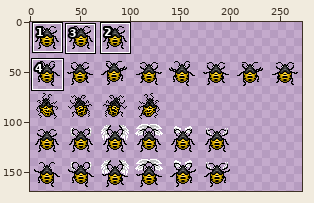
File history of a sprite sheet, GAME1017_Template_W01/Img/Player.png. The picture above shows the old version from afar; the outline marks the close-up.
Close-up. Earlier state:
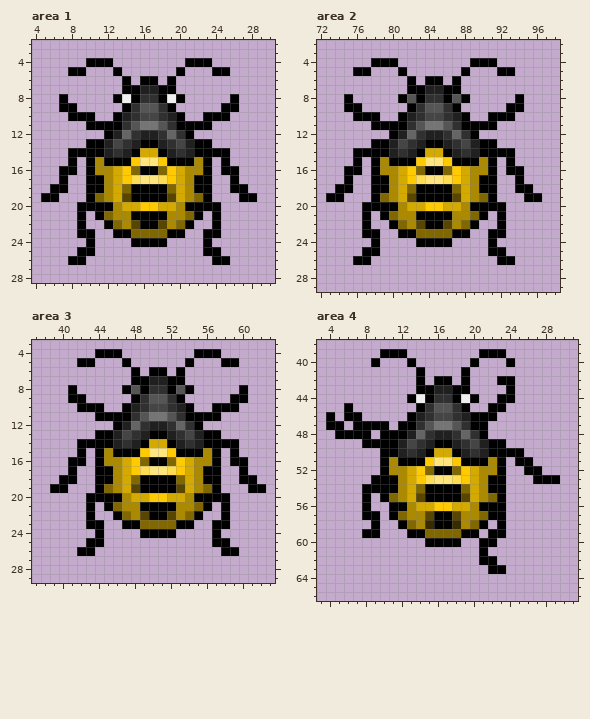
The file is 272x170 pixels. Shown: area 1: x 4..30, y 2..28; area 2: x 72..98, y 2..29; area 3: x 37..63, y 3..29; area 4: x 3..31, y 38..66. The wide view leaves out empty margins. The commit also changed other parts of the picture, which this record leaves out.
And afterwards:
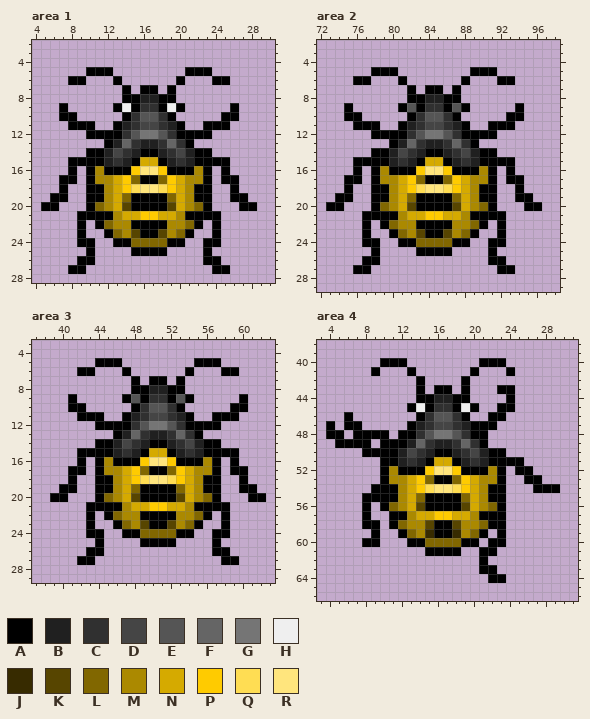
Palette (. is transparent): A #000000  B #202020  C #303030  D #454545  E #555555  F #656565  G #757575  H #efefef  J #372b00  K #574500  L #816700  M #ab8900  N #d5aa00  P #ffcb00  Q #ffdd53  R #ffe57d
Changes in this commit:
--- area 1
@@ x 4..30 @@
  3 ...........................
- 4 ......AAA........AAA.......
- 5 ....AA...A......A...AA.....
- 6 ..........A.AA.A...........
- 7 ..........AABBAA...........
- 8 ...A.....AHACCAHA.....A....
- 9 ...AA.....ACEECA.....AA....
-10 ....AAA..ABCDDCBA..AAA.....
-11 ......AAAACEGGECAAAA.......
-12 ........ABFCBBCFCA.........
-13 ......AABDCBAABCDBAA.......
-14 ....AAAABCBANNABCBAAAA.....
-15 ....A.AMAAAPRRPAAAMA.A.....
-16 ...AA.AMMNPLAALPNMMA.AA....
-17 ...A..AAMNPQRRQPNMAA..A....
-18 ..AA..AAMNLAAAALNMAA..AA...
-19 .AA...ALMNKAAAAKNMLA...AA..
-20 .....AAAAMNNPPNNMAAAA......
-21 .....A.ALMMAAAAMMLA.A......
-22 .....A..ALMKAAKMLA..A......
-23 .....AA..AALLLLAA..AA......
-24 ......A....AAAA....A.......
-25 .....AA............AA......
-26 ....AA..............AA.....
-27 ...........................
+ 4 ...........................
+ 5 ......AAA........AAA.......
+ 6 ....AA...A......A...AA.....
+ 7 ..........A.AA.A...........
+ 8 ..........AABBAA...........
+ 9 ...A.....AHACCAHA.....A....
+10 ...AA.....ACEECA.....AA....
+11 ....AAA..ABCDDCBA..AAA.....
+12 ......AAAACEGGECAAAA.......
+13 ........ABFCBBCFCA.........
+14 ......AABDCBAABCDBAA.......
+15 ....AAAABCBANNABCBAAAA.....
+16 ....A.AMAAAPRRPAAAMA.A.....
+17 ...AA.AMMNPLAALPNMMA.AA....
+18 ...A..AAMNPQRRQPNMAA..A....
+19 ..AA..AAMNLAAAALNMAA..AA...
+20 .AA...ALMNKAAAAKNMLA...AA..
+21 .....AAAAMNNPPNNMAAAA......
+22 .....A.ALMMAAAAMMLA.A......
+23 .....A..ALMKAAKMLA..A......
+24 .....AA..AALLLLAA..AA......
+25 ......A....AAAA....A.......
+26 .....AA............AA......
+27 ....AA..............AA.....
 28 ...........................
--- area 2
@@ x 72..98 @@
  3 ...........................
- 4 ......AAA........AAA.......
- 5 ....AA...A......A...AA.....
- 6 ..........A.AA.A...........
- 7 ..........AABBAA...........
- 8 ...A.....AEACCAEA.....A....
- 9 ...AA.....ACEECA.....AA....
-10 ....AAA..ABCDDCBA..AAA.....
-11 ......AAAACEGGECAAAA.......
-12 ........ABFCBBCFCA.........
-13 ......AABDCBAABCDBAA.......
-14 ....AAAABCBANNABCBAAAA.....
-15 ....A.AMAAAPRRPAAAMA.A.....
-16 ...AA.AMMNPLAALPNMMA.AA....
-17 ...A..AAMNPQRRQPNMAA..A....
-18 ..AA..AAMNLAAAALNMAA..AA...
-19 .AA...ALMNKAAAAKNMLA...AA..
-20 .....AAAAMNNPPNNMAAAA......
-21 .....A.ALMMAAAAMMLA.A......
-22 .....A..ALMKAAKMLA..A......
-23 .....AA..AALLLLAA..AA......
-24 ......A....AAAA....A.......
-25 .....AA............AA......
-26 ....AA..............AA.....
-27 ...........................
+ 4 ...........................
+ 5 ......AAA........AAA.......
+ 6 ....AA...A......A...AA.....
+ 7 ..........A.AA.A...........
+ 8 ..........AABBAA...........
+ 9 ...A.....AEACCAEA.....A....
+10 ...AA.....ACEECA.....AA....
+11 ....AAA..ABCDDCBA..AAA.....
+12 ......AAAACEGGECAAAA.......
+13 ........ABFCBBCFCA.........
+14 ......AABDCBAABCDBAA.......
+15 ....AAAABCBANNABCBAAAA.....
+16 ....A.AMAAAPRRPAAAMA.A.....
+17 ...AA.AMMNPLAALPNMMA.AA....
+18 ...A..AAMNPQRRQPNMAA..A....
+19 ..AA..AAMNLAAAALNMAA..AA...
+20 .AA...ALMNKAAAAKNMLA...AA..
+21 .....AAAAMNNPPNNMAAAA......
+22 .....A.ALMMAAAAMMLA.A......
+23 .....A..ALMKAAKMLA..A......
+24 .....AA..AALLLLAA..AA......
+25 ......A....AAAA....A.......
+26 .....AA............AA......
+27 ....AA..............AA.....
 28 ...........................
--- area 3
@@ x 37..63 @@
  3 ...........................
- 4 .......AAA........AAA......
- 5 .....AA...A......A...AA....
- 6 ...........A.AA.A..........
- 7 ...........AABBAA..........
- 8 ....A.....AEACCAEA.....A...
- 9 ....AA.....ACEECA.....AA...
-10 .....AAA..ABCDDCBA..AAA....
-11 .......AAAACEGGECAAAA......
-12 .........ABFCBBCFCA........
-13 .......AABDCBAABCDBAA......
-14 .....AAAABCBANNABCBAAAA....
-15 .....A.AMAAAPRRPAAAMA.A....
-16 ....AA.AMMNPLAALPNMMA.AA...
-17 ....A..AAMNPQRRQPNMAA..A...
-18 ...AA..AAMNLAAAALNMAA..AA..
-19 ..AA...ALMNKAAAAKNMLA...AA.
-20 ......AAAAMNNPPNNMAAAA.....
-21 ......A.ALMMAAAAMMLA.A.....
-22 ......A..ALMKAAKMLA..A.....
-23 ......AA..AALLLLAA..AA.....
-24 .......A....AAAA....A......
-25 ......AA............AA.....
-26 .....AA..............AA....
-27 ...........................
+ 4 ...........................
+ 5 .......AAA........AAA......
+ 6 .....AA...A......A...AA....
+ 7 ...........A.AA.A..........
+ 8 ...........AABBAA..........
+ 9 ....A.....AEACCAEA.....A...
+10 ....AA.....ACEECA.....AA...
+11 .....AAA..ABCDDCBA..AAA....
+12 .......AAAACEGGECAAAA......
+13 .........ABFCBBCFCA........
+14 .......AABDCBAABCDBAA......
+15 .....AAAABCBANNABCBAAAA....
+16 .....A.AMAAAPRRPAAAMA.A....
+17 ....AA.AMMNPLAALPNMMA.AA...
+18 ....A..AAMNPQRRQPNMAA..A...
+19 ...AA..AAMNLAAAALNMAA..AA..
+20 ..AA...ALMNKAAAAKNMLA...AA.
+21 ......AAAAMNNPPNNMAAAA.....
+22 ......A.ALMMAAAAMMLA.A.....
+23 ......A..ALMKAAKMLA..A.....
+24 ......AA..AALLLLAA..AA.....
+25 .......A....AAAA....A......
+26 ......AA............AA.....
+27 .....AA..............AA....
 28 ...........................
--- area 4
@@ x 3..31 @@
 38 .............................
-39 .......AAA........AAA........
-40 ......A...A......A...A.......
-41 ...........A....A............
-42 ...........A.AA.A...AA.......
-43 ...........AABBAA....A.......
-44 ..........AHACCAHA..AA.......
-45 ...A.......ACEECA..AA........
-46 .A.AA.....ABCDDCBAAA.........
-47 .AA.AAAA.AACEGGECAA..........
-48 ..AAAA.AAABFCBBCFCA..........
-49 .....AAAABDCBAABCDBAA........
-50 .......AABCBANNABCBAAAA......
-51 .......AMAAAPRRPAAAMA.AA.....
-52 .......AMMNPLAALPNMMA..AA....
-53 ......AAAMNPQRRQPNMAA...AAA..
-54 .....AAAAMNLAAAALNMAA........
-55 .....A.ALMNKAAAAKNMLA........
-56 .....A..AAMNNPPNNMAAA........
-57 .....AA.ALMMKAAKMMLAA........
-58 ......A..ALMJAAJMLA.A........
-59 .....AA...AALLLLAA.AA........
-60 ............AAAA..AA.........
-61 ..................A..........
-62 ..................AA.........
-63 ...................AA........
-64 .............................
+39 .............................
+40 .......AAA........AAA........
+41 ......A...A......A...A.......
+42 ...........A....A............
+43 ...........A.AA.A...AA.......
+44 ...........AABBAA....A.......
+45 ..........AHACCAHA..AA.......
+46 ...A.......ACEECA..AA........
+47 .A.AA.....ABCDDCBAAA.........
+48 .AA.AAAA.AACEGGECAA..........
+49 ..AAAA.AAABFCBBCFCA..........
+50 .....AAAABDCBAABCDBAA........
+51 .......AABCBANNABCBAAAA......
+52 .......AMAAAPRRPAAAMA.AA.....
+53 .......AMMNPLAALPNMMA..AA....
+54 ......AAAMNPQRRQPNMAA...AAA..
+55 .....AAAAMNLAAAALNMAA........
+56 .....A.ALMNKAAAAKNMLA........
+57 .....A..AAMNNPPNNMAAA........
+58 .....AA.ALMMKAAKMMLAA........
+59 ......A..ALMJAAJMLA.A........
+60 .....AA...AALLLLAA.AA........
+61 ............AAAA..AA.........
+62 ..................A..........
+63 ..................AA.........
+64 ...................AA........
 65 .............................
